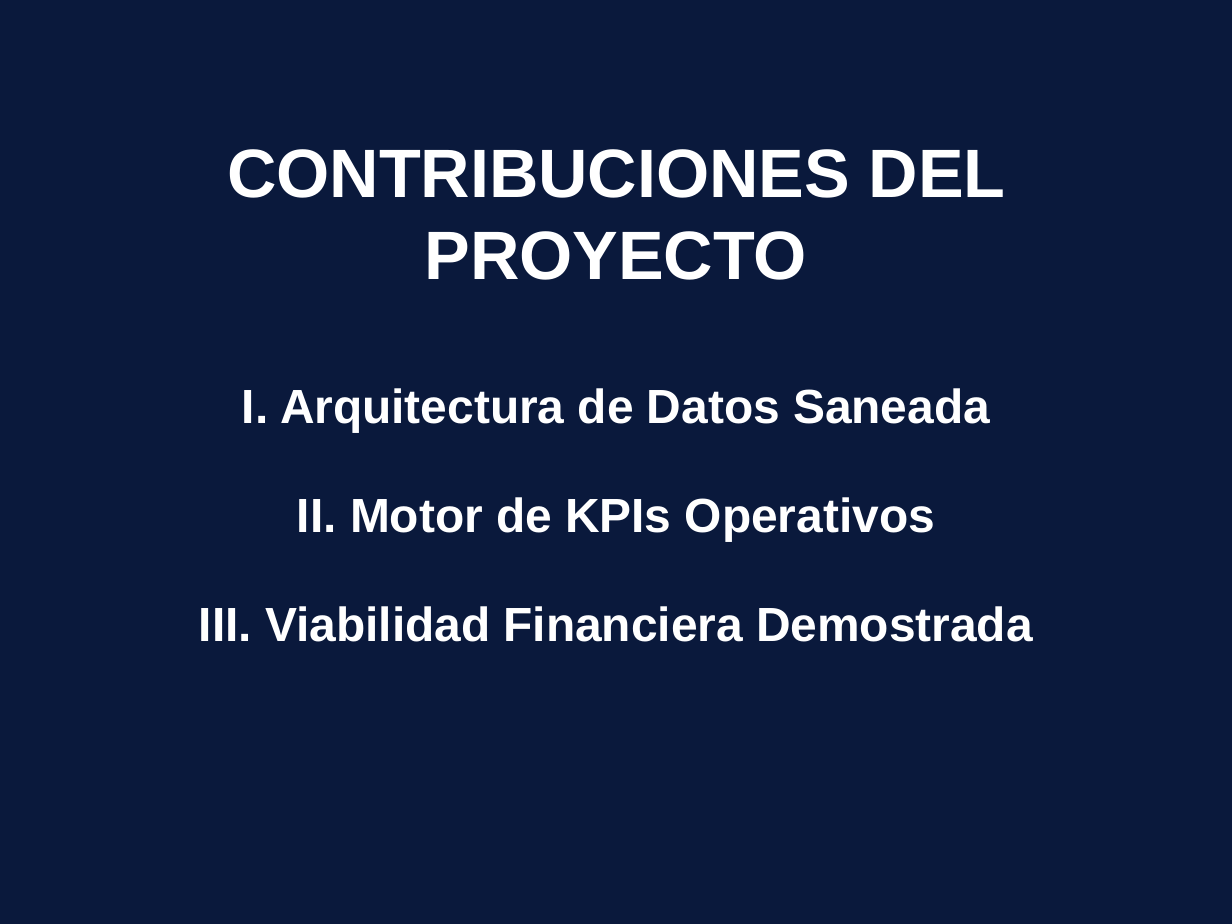
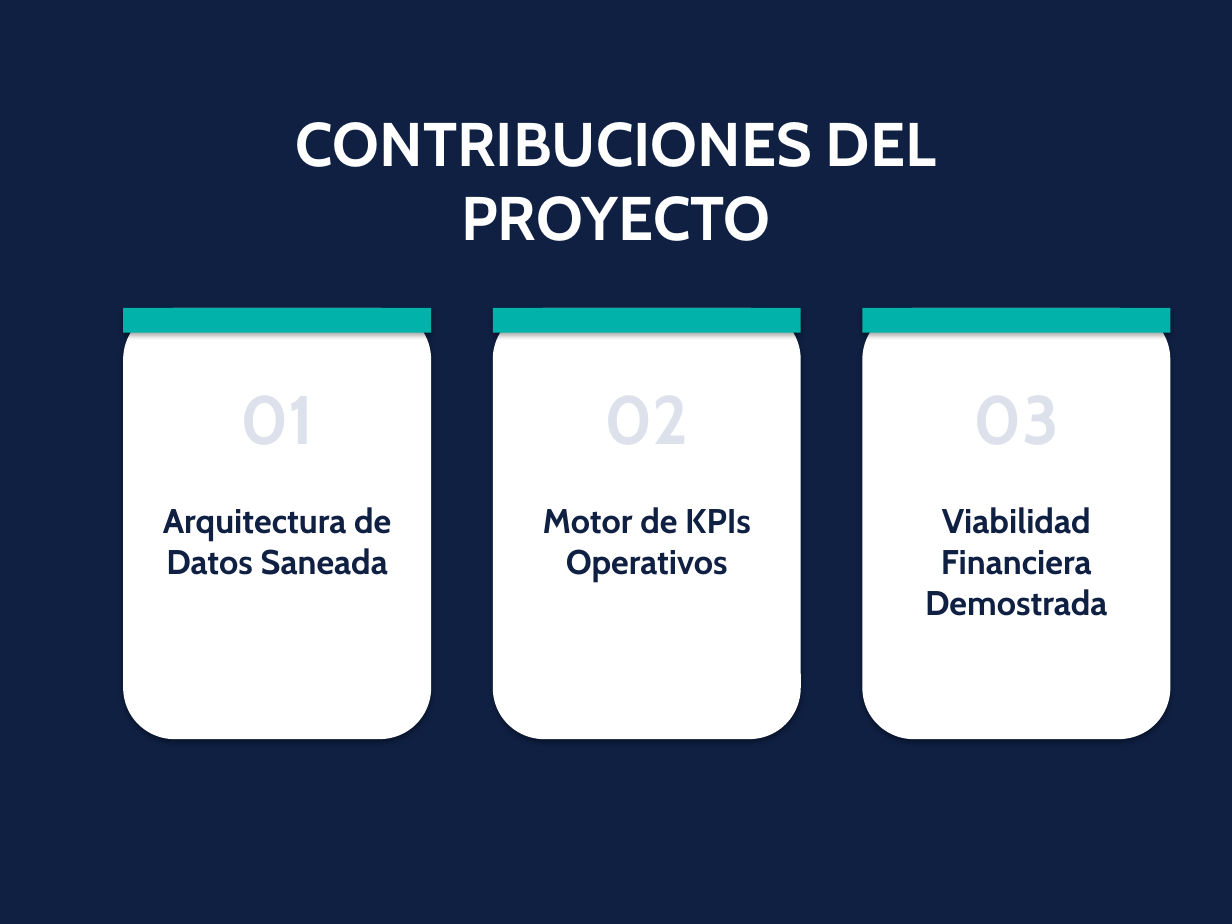
Before and after one commit to Loren292/Web-Scrapper, a slide deck: slide 3 of Presentacion_BI.pptx. Drawn at 1232x924 pixels with LibreOffice and Linux fonts; fonts in the diff are those of the drawing. Boxes give left, top, right and bottom in pixels: in the first picture for what was removed or moved away, otherwise in the second. Text is boxed around its words. In the diff, an @@ line names an element or a change of style, - is before the commit and + after.

```diff
--- a/Presentacion_BI.pptx
+++ b/Presentacion_BI.pptx
@@ background #0A193C to #0F2043 @@
@@ text "CONTRIBUCIONES DEL PROYECTO" moved from (x1=227, y1=149, x2=1006, y2=280) to (x1=296, y1=122, x2=936, y2=241) @@
@@ text "CONTRIBUCIONES DEL PROYECTO" at (x1=296, y1=122, x2=936, y2=241): size 40 to 36 pt, font Arial to Cabin @@
@@ rounded rectangle added at (x1=123, y1=308, x2=431, y2=739), fill #FFFFFF @@
@@ rectangle added at (x1=123, y1=308, x2=431, y2=333), fill #00B2A9 @@
@@ rounded rectangle added at (x1=493, y1=308, x2=801, y2=739), fill #FFFFFF @@
@@ rectangle added at (x1=493, y1=308, x2=801, y2=333), fill #00B2A9 @@
@@ rounded rectangle added at (x1=862, y1=308, x2=1170, y2=739), fill #FFFFFF @@
@@ rectangle added at (x1=862, y1=308, x2=1170, y2=333), fill #00B2A9 @@
@@ text removed at (x1=199, y1=388, x2=1033, y2=642) @@
-I. Arquitectura de Datos Saneada
-II. Motor de KPIs Operativos
-III. Viabilidad Financiera Demostrada
@@ text added at (x1=163, y1=507, x2=391, y2=575), 20 pt, text #0F2043, bold @@
+Arquitectura de Datos Saneada
@@ text added at (x1=543, y1=507, x2=751, y2=582), 20 pt, text #0F2043, bold @@
+Motor de KPIs Operativos
@@ text added at (x1=925, y1=507, x2=1108, y2=616), 20 pt, text #0F2043, bold @@
+Viabilidad Financiera Demostrada
```
Also in this commit, not shown: 2 other slides changed, 1 other file.
